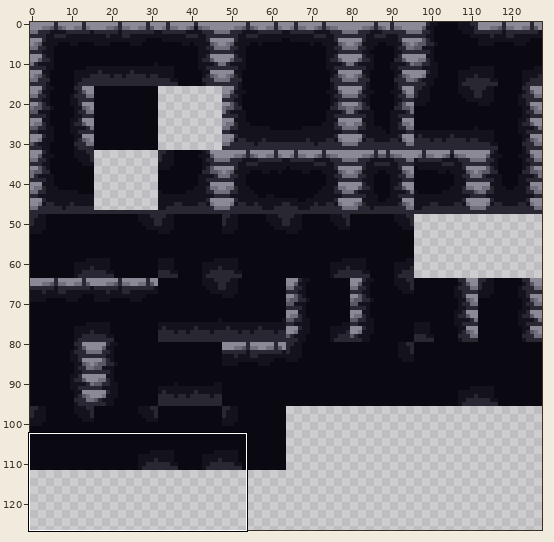
File history of a sprite sheet, map/tilesets/tileset.png. The first picture is a wide view before the edit; the outline marks the close-up.
Close-up. As it was:
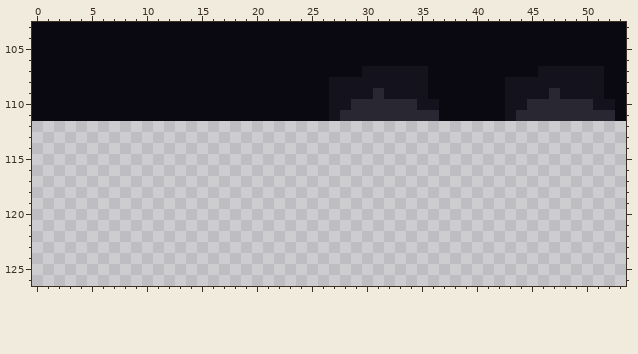
The file is 128x128 pixels. Shown: x 0..53, y 103..126. The wide view leaves out empty margins.
The result:
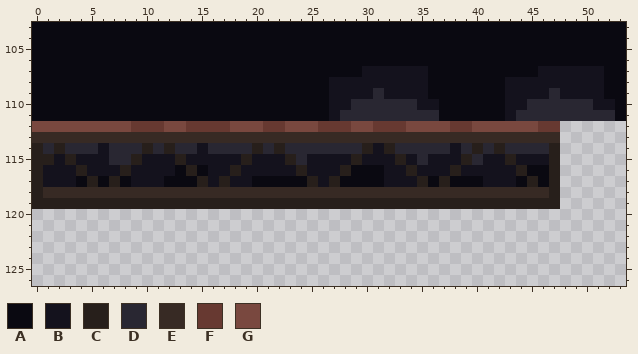
Palette (. is transparent): A #0a0911  B #14121d  C #271f1b  D #292732  E #372a24  F #673931  G #79483f
The exact change:
{"y":112,"x":0,"old":"................................................","new":"GGGGGGGGGFFFGGFFFFGGGFFGGGFFFGGFFFGGGGFFGGGGGGFF"}
{"y":113,"x":0,"old":"................................................","new":"EEEEEEEEEEEEEEEEEEEEEEEEEEEEEEEEEEEEEEEEEEEEEEEE"}
{"y":114,"x":0,"old":"................................................","new":"CDCDDDBDDDCDCDDBDDDDCDCDDDDDDDCBCDDDDDBDCDCDDDDC"}
{"y":115,"x":0,"old":"................................................","new":"CCBCBBBDDCBBBCBBBBBCBBBCDBBBBCBBBCBDBBBCDBBCBBBC"}
{"y":116,"x":0,"old":"................................................","new":"CBBBCBBBCBBBBACABBCBBBBBCBBBCAAABBCBBBCBBBBBCAAC"}
{"y":117,"x":0,"old":"................................................","new":"CBBBACACABBBAAACBCBBAAAAACBCAAAABBBCACAAABBBACAC"}
{"y":118,"x":0,"old":"................................................","new":"CEEEEEEEEEEEEEEEEEEEEEEEEEEEEEEEEEEEEEEEEEEEEEEC"}
{"y":119,"x":0,"old":"................................................","new":"CCCCCCCCCCCCCCCCCCCCCCCCCCCCCCCCCCCCCCCCCCCCCCCC"}
{"label":"added","picture_box":[32,121,560,209]}
